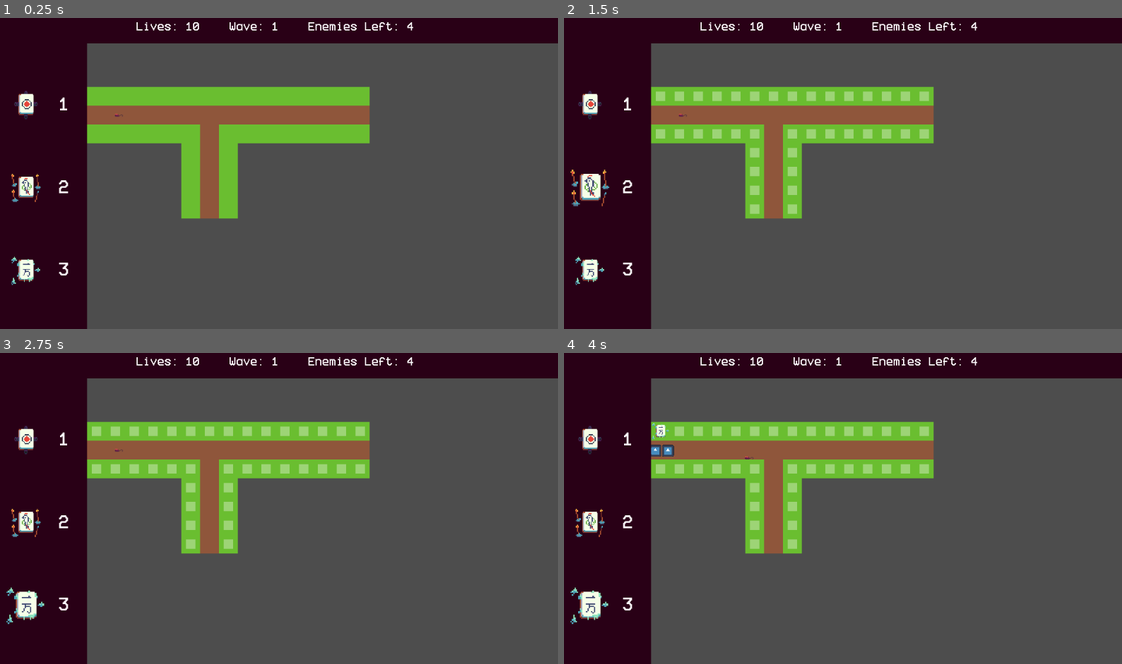
Above: before the commit, frames 1-4 (two rows, left to right).
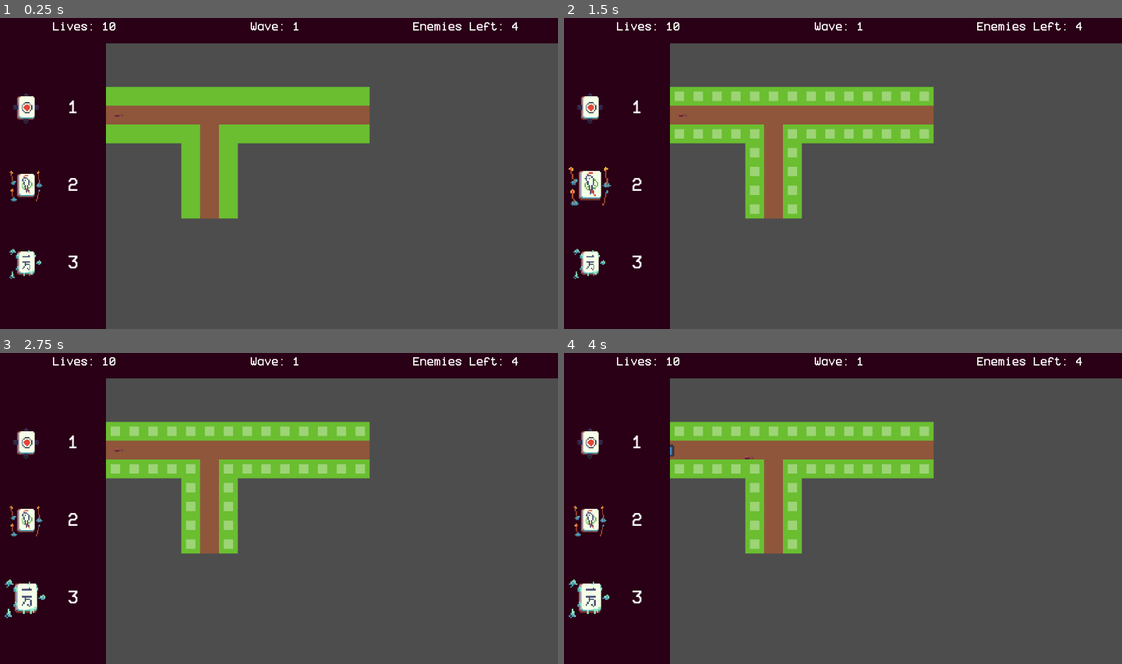
Above: after the commit, the same moments.

Repository: celestial-starfruit/camgamejam
Game: Godot game, scene res://scenes/game.tscn
Two runs of this game, one before a commit and one after it. Both use one fixed random seed, a clock stepped at 60 frames per second and the inputs below. The engine's default icon, where the game draws it, is replaced by a stand-in: a white triangle on a blue panel in a dark square.
Inputs (mouse positions are in pixels of both pictures, inside the frame that each line leads up to; where the layout moved, square brackets give the same spot in the first picture):
- Up to frame 1 (0.25 s): no input
- Up to frame 2 (1.5 s): click (591, 108) [591, 105] at 0.5 s; click (591, 185) [591, 189] at 1.25 s
- Up to frame 3 (2.75 s): click (27, 598) [27, 604] at 2 s
- Up to frame 4 (4 s): tap Enter at 2.75 s; move the mouse to (642, 430) at 2.77 s; press the mouse at (642, 430) at 2.78 s; hold Right (Right) 2.78-3.53 s; move the mouse to (658, 430) at 3.52 s; release the mouse at (658, 430) at 3.53 s; hold S (Down) from 3.53 s (still down); click (658, 430) at 3.6 s

The runs differ from the first frame. In frame 1, 5.0% of the frame differs, in the area x 1-93%, y 1-100%; in frame 2, 5.1%; in frame 3, 5.1%, in the area x 0-93%, y 1-100%; in frame 4, 5.1%.

Commit message:
Tweaked grid layout to fill grid

Diff:
--- a/scenes/ui.tscn
+++ b/scenes/ui.tscn
@@ -21,7 +21,7 @@
 [node name="TowerMenu" type="ColorRect" parent="." unique_id=24206]
 anchors_preset = -1
 anchor_top = 0.097222224
-anchor_right = 0.16666667
+anchor_right = 0.2
 anchor_bottom = 1.0
 grow_vertical = 2
 size_flags_horizontal = 0
@@ -37,19 +37,17 @@
 anchor_top = 0.5
 anchor_right = 0.5
 anchor_bottom = 0.5
-offset_left = -59.000004
-offset_top = -193.25
-offset_right = 59.0
-offset_bottom = 198.75
+offset_left = -78.0
+offset_top = -196.0
+offset_right = 78.0
+offset_bottom = 196.0
 grow_horizontal = 2
 grow_vertical = 2
-theme_override_constants/h_separation = 20
-theme_override_constants/v_separation = 30
 columns = 2
 
 [node name="Peashooter" type="Button" parent="TowerMenu/TowerContainer" unique_id=63836738]
-custom_minimum_size = Vector2(70, 70)
 layout_mode = 2
+size_flags_horizontal = 3
 size_flags_vertical = 3
 focus_mode = 0
 theme = SubResource("Theme_wm3ai")
@@ -61,13 +59,15 @@
 
 [node name="PeashooterAvailable" type="Label" parent="TowerMenu/TowerContainer" unique_id=1163651265]
 layout_mode = 2
+size_flags_horizontal = 3
+size_flags_vertical = 6
 theme_override_font_sizes/font_size = 24
 text = "1"
 horizontal_alignment = 1
 
 [node name="Fire" type="Button" parent="TowerMenu/TowerContainer" unique_id=1138151629]
-custom_minimum_size = Vector2(50, 70)
 layout_mode = 2
+size_flags_horizontal = 3
 size_flags_vertical = 3
 focus_mode = 0
 theme = SubResource("Theme_8dubc")
@@ -79,13 +79,15 @@
 
 [node name="FireAvailable" type="Label" parent="TowerMenu/TowerContainer" unique_id=1565842469]
 layout_mode = 2
+size_flags_horizontal = 3
+size_flags_vertical = 6
 theme_override_font_sizes/font_size = 24
 text = "2"
 horizontal_alignment = 1
 
 [node name="Freeze" type="Button" parent="TowerMenu/TowerContainer" unique_id=1185099785]
-custom_minimum_size = Vector2(50, 70)
 layout_mode = 2
+size_flags_horizontal = 3
 size_flags_vertical = 3
 focus_mode = 0
 theme = SubResource("Theme_p7vwb")
@@ -97,6 +99,8 @@
 
 [node name="FreezeAvailable" type="Label" parent="TowerMenu/TowerContainer" unique_id=371767311]
 layout_mode = 2
+size_flags_horizontal = 3
+size_flags_vertical = 6
 theme_override_font_sizes/font_size = 24
 text = "3"
 horizontal_alignment = 1
@@ -125,6 +129,7 @@
 
 [node name="Lives" type="HBoxContainer" parent="TopBar/HBoxContainer" unique_id=1741300263]
 layout_mode = 2
+size_flags_horizontal = 3
 alignment = 1
 
 [node name="Label" type="Label" parent="TopBar/HBoxContainer/Lives" unique_id=599488641]
@@ -133,6 +138,7 @@
 
 [node name="Wave" type="HBoxContainer" parent="TopBar/HBoxContainer" unique_id=1188835040]
 layout_mode = 2
+size_flags_horizontal = 3
 alignment = 1
 
 [node name="Label" type="Label" parent="TopBar/HBoxContainer/Wave" unique_id=1039734360]
@@ -141,6 +147,7 @@
 
 [node name="EnemiesLeft" type="HBoxContainer" parent="TopBar/HBoxContainer" unique_id=14147652]
 layout_mode = 2
+size_flags_horizontal = 3
 alignment = 1
 
 [node name="Label" type="Label" parent="TopBar/HBoxContainer/EnemiesLeft" unique_id=428512292]
